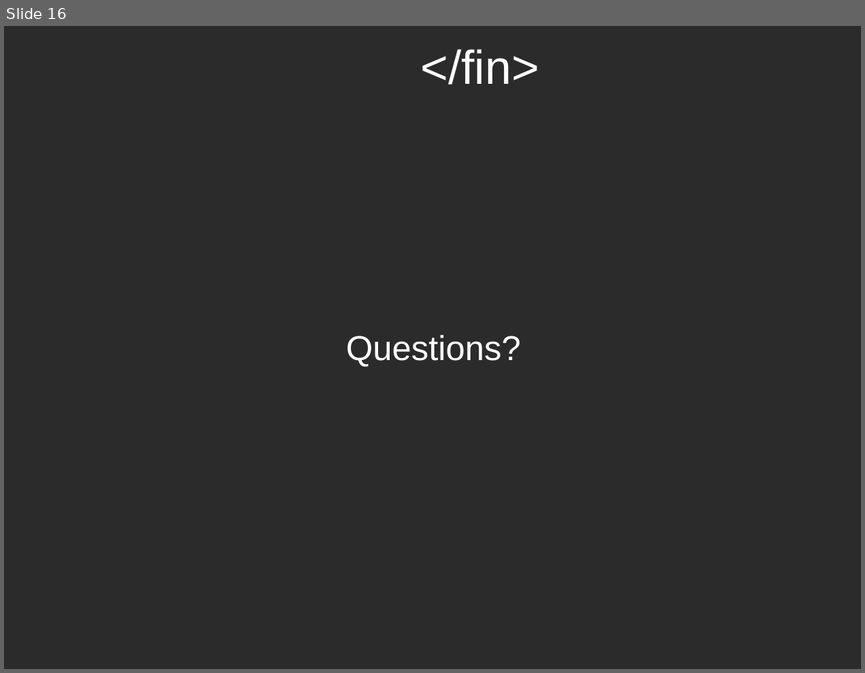
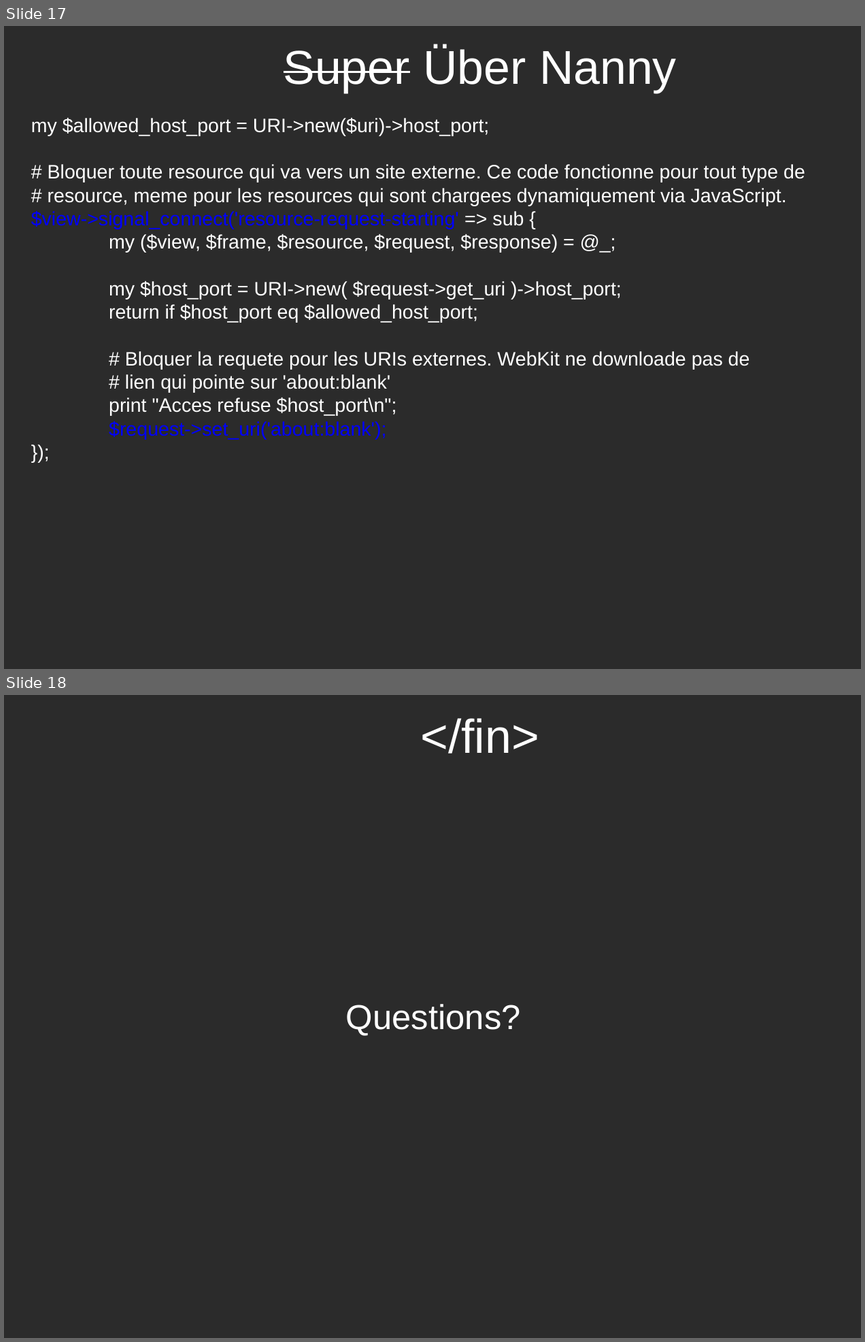
Before and after one commit to potyl/Webkit, a slide deck: WebKit-fr.odp. Shown one above the other, each under a label of ours: slide 16 before the commit, slides 17 and 18 after it. The pictures are 865x673 and 865x1342 pixels, drawn with LibreOffice and Linux fonts; fonts in the diff are those of the drawing; background and template pictures are left out; a plain dark background stands for a picture behind light text. Boxes give left, top, right and bottom in pixels: in the first picture for what was removed or moved away, otherwise in the second. Text is boxed around its words. In the diff, an @@ line names an element or a change of style, - is before the commit and + after.

Commit message:
Add super nanny

```diff
--- a/WebKit-fr.odp
+++ b/WebKit-fr.odp
@@ slide 17 added at [4, 26, 861, 669], background picture (left out) @@
@@ title added at [283, 46, 677, 93], 44 pt, text #FFFFFF @@
+Super Über Nanny
@@ text added at [31, 118, 805, 439], 18 pt, text #FFFFFF @@
+my $allowed_host_port = URI->new($uri)->host_port;
+# Bloquer toute resource qui va vers un site externe. Ce code fonctionne pour tout type de
+# resource, meme pour les resources qui sont chargees dynamiquement via JavaScript.
+$view->signal_connect('resource-request-starting' => sub {
+my ($view, $frame, $resource, $request, $response) = @_;
+my $host_port = URI->new( $request->get_uri )->host_port;
+return if $host_port eq $allowed_host_port;
+# Bloquer la requete pour les URIs externes. WebKit ne downloade pas de
+# lien qui pointe sur 'about:blank'
+print "Acces refuse $host_port\n";
+$request->set_uri('about:blank');
+});
@@ what was slide 16 is now slide 18 @@
```
Also in this commit, not shown: 2 other slides added.
